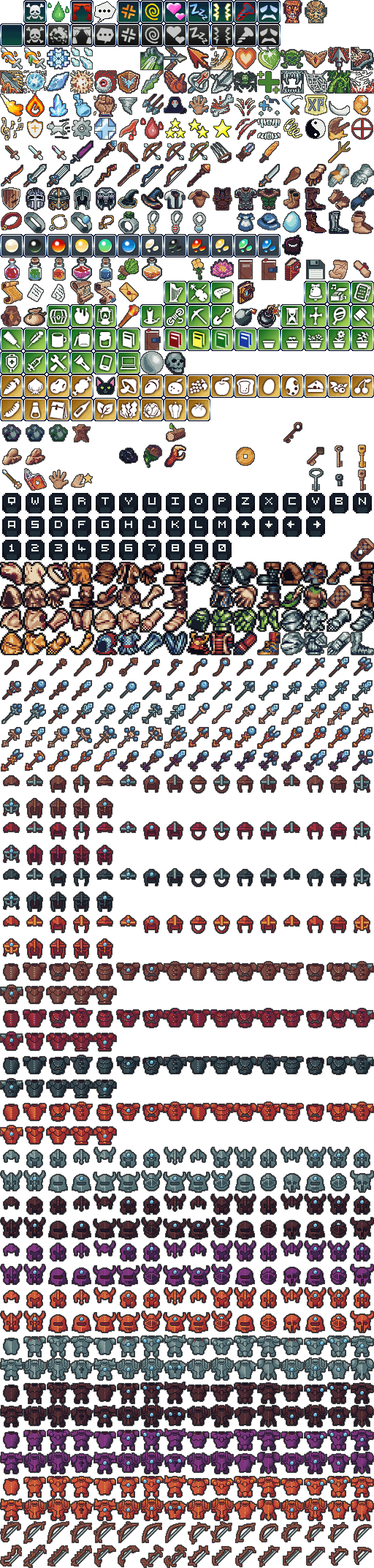
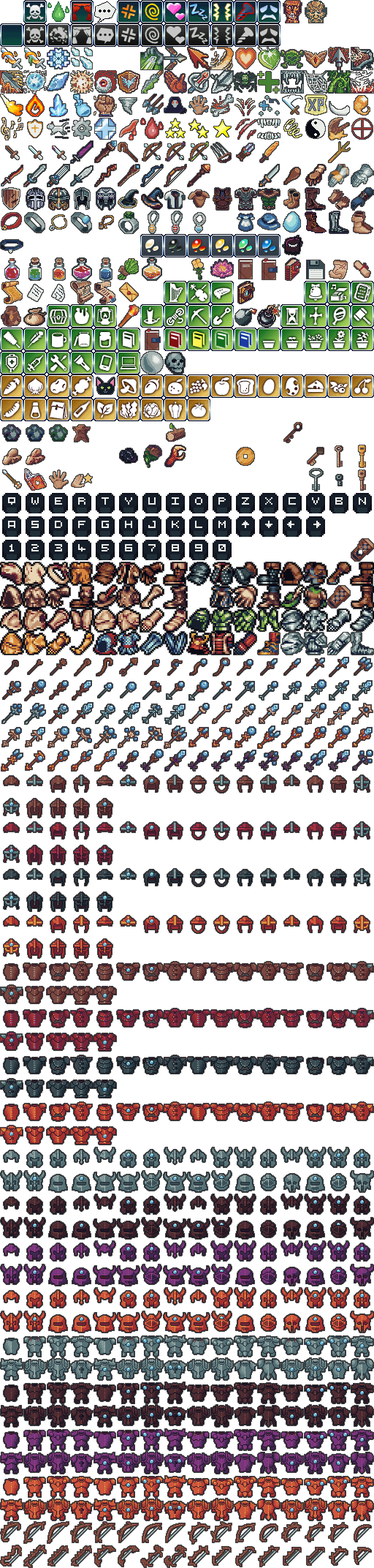
Two versions of the same layered image (374x1568). Layer-by-layer changes:
added layer "Layer 115" above "Fist_Weapon_8" over [0, 239, 23, 254]
painted on "Layer 1" over [0, 234, 141, 258]
